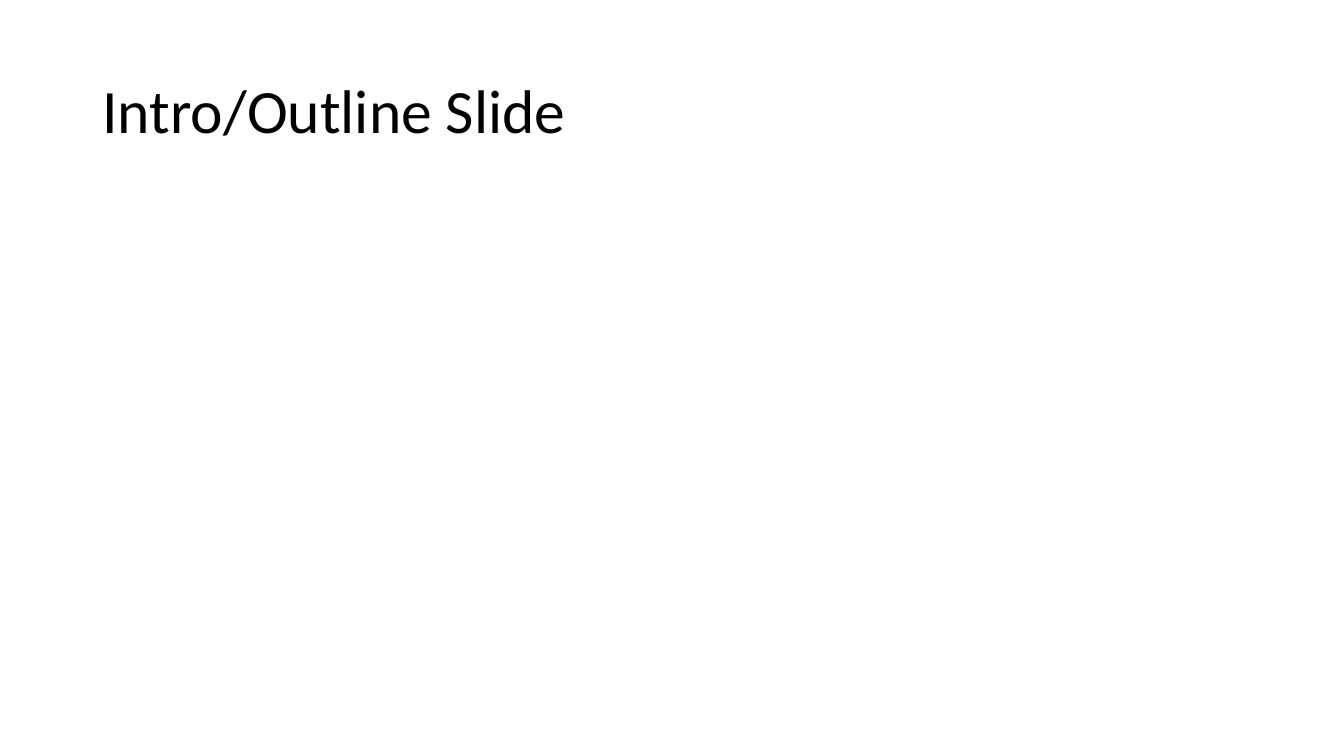
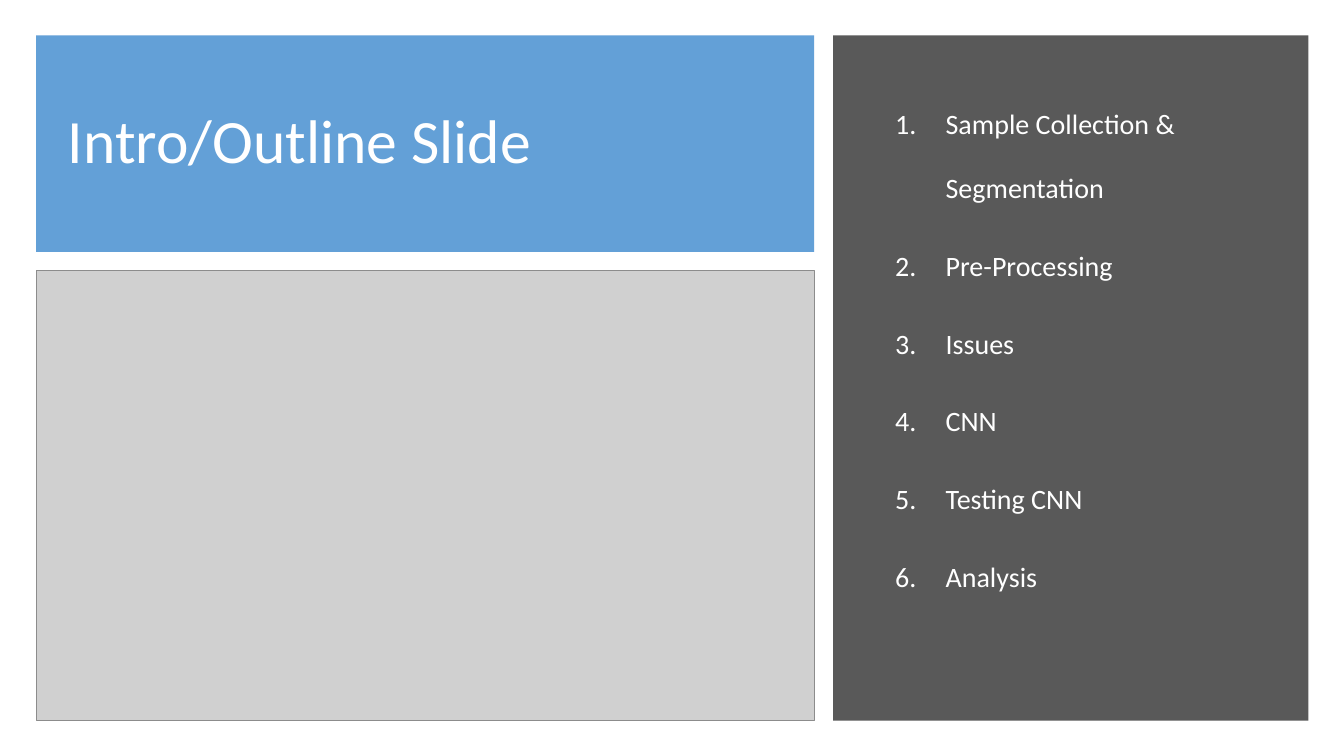
Before and after one commit to Fishayyy/Handwritten-Digit-Identification, a slide deck: slide 2 of Handwritten Digit Identification.pptx. Drawn at 1344x756 pixels with LibreOffice and Linux fonts; fonts in the diff are those of the drawing; grey boxes stand for pictures. Boxes give left, top, right and bottom in pixels: in the first picture for what was removed or moved away, otherwise in the second. Text is boxed around its words. In the diff, an @@ line names an element or a change of style, - is before the commit and + after.

```diff
--- a/Handwritten Digit Identification.pptx
+++ b/Handwritten Digit Identification.pptx
@@ rectangle added at (x1=36, y1=35, x2=815, y2=252), fill #5B9BD5 at 95% opacity @@
@@ title "Intro/Outline Slide" moved from (x1=102, y1=90, x2=565, y2=136) to (x1=68, y1=120, x2=530, y2=166) @@
@@ title "Intro/Outline Slide" at (x1=68, y1=120, x2=530, y2=166): text colour #000000 to #FFFFFF @@
@@ rectangle added at (x1=833, y1=35, x2=1309, y2=721), fill #595959 @@
@@ text added at (x1=946, y1=114, x2=1149, y2=592), 20 pt, text #FFFFFF @@
+1. Sample Collection & Segmentation
+2. Pre-Processing
+3. Issues
+4. CNN
+5. Testing CNN
+6. Analysis
@@ picture added at (x1=36, y1=270, x2=815, y2=720) @@
```
Also in this commit, not shown: 1 other slide changed, 13 slides added, 7 slides removed, 5 other files.
